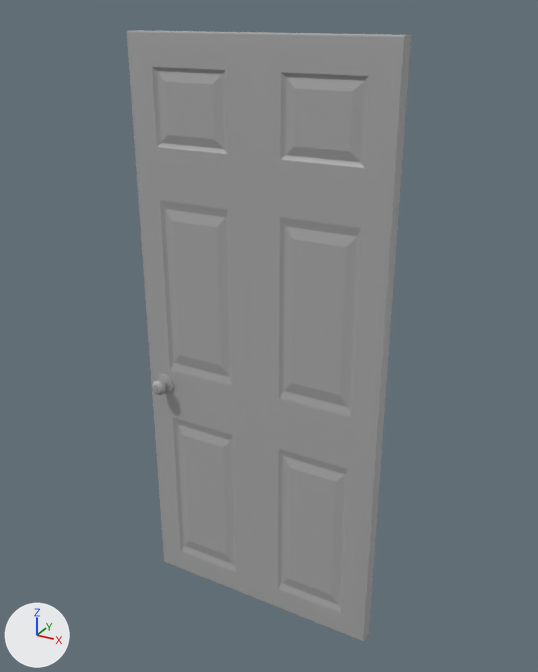
An edit to the FBX model Assets/Models/FinalModels/Door_Final.fbx, drawn before and after from the same camera.
Before and after are seen from a 50 mm camera at (1.19, -2.09, 2.29) aimed at (0.01, 0.05, 1.22). The lights are fixed; the arrows at lower left show +X, +Y and +Z. Where no turn or scale is listed for an object, it has been applied to the vertices.

Names of what the first picture shows: 'Door', 'DoorHandle'.
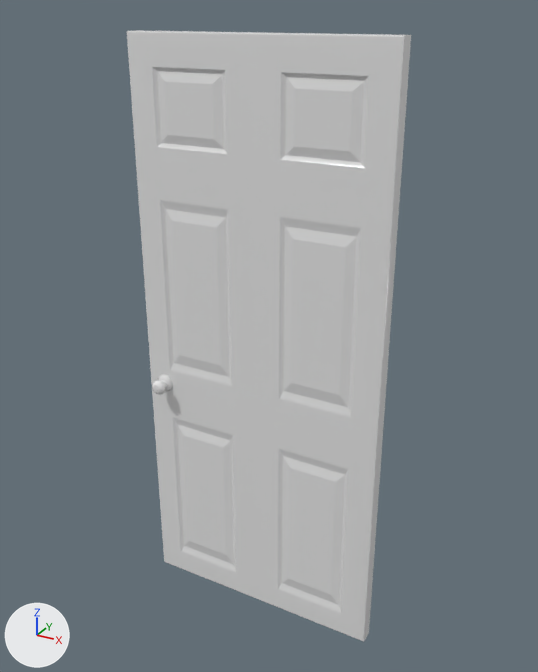
Boxes [x1, y1, x2, y2] around the edits, measured in the pictures (538 x 672 px):
'DoorHandle', reshaped: before [152, 374, 173, 395]; after [152, 375, 173, 395]
part 1 of me_mesh, cut back: [133, 30, 411, 641] in both
part 2 of me_mesh, recoloured: [127, 31, 406, 642] in both
part 3 of me_mesh_001, built on: before [152, 380, 165, 395]; after [152, 375, 173, 395]
part 4 of me_mesh_001, recoloured: before [152, 374, 173, 394]; after [154, 380, 167, 391]

The change, as a list of edits to the scene's bpy script:
```text
Add mat_door_sg:
    mat_door_sg = principled_material('Door_SG')
    mat_door_sg.base_color = (0.8, 0.8, 0.8)  # white #e7e7e7
    mat_door_sg.roughness = 0.2
Change me_mesh:
    used by ob_door; location = (0.0, 0.001, 1.142)
    remove me_mesh.from_pydata(...)  # 266 vertices, 264 faces; spans x -0.47..0.47, y -0.03..0.03, z -1.08..1.08
    add me_mesh.from_pydata(...)  # 256 vertices, 254 faces; spans x -0.47..0.47, y -0.03..0.03, z -1.08..1.08
    me_mesh part 1
    10 vertices are removed from x -0.47..0.47, y 0.0, z -1.08..1.08
    20 faces are deleted
    10 new faces join them
    me_mesh part 2: 244 faces spanning x -0.47..0.47, y -0.03..0.03, z -1.08..1.08 switch from mat_standardsurface1 (grey #aaaaaa) to mat_door_sg (white #e7e7e7)
Change me_mesh_001:
    used by ob_doorhandle; location = (-0.399, 0.0, 0.964)
    remove me_mesh_001.from_pydata(...)  # 292 vertices, 290 faces; spans x -0.038..0.038, y -0.09..0.09, z -0.036..0.036
    add me_mesh_001.from_pydata(...)  # 602 vertices, 600 faces; spans x -0.034..0.034, y -0.09..0.09, z -0.033..0.033
    me_mesh_001 part 3: 182 vertices moved from x -0.038..0.038, y -0.09..0.09, z -0.036..0.036 to x -0.029..0.029, y -0.09..0.09, z -0.027..0.027; 40 vertices removed from x -0.038..0.038, y -0.079..0.079, z -0.036..0.036; 350 vertices added at x -0.034..0.034, y -0.09..0.09, z -0.033..0.033
    me_mesh_001 part 4: 170 faces spanning x -0.029..0.029, y -0.089..0.089, z -0.027..0.027 switch from mat_standardsurface1 (grey #aaaaaa) to mat_door_sg (white #e7e7e7)
```
